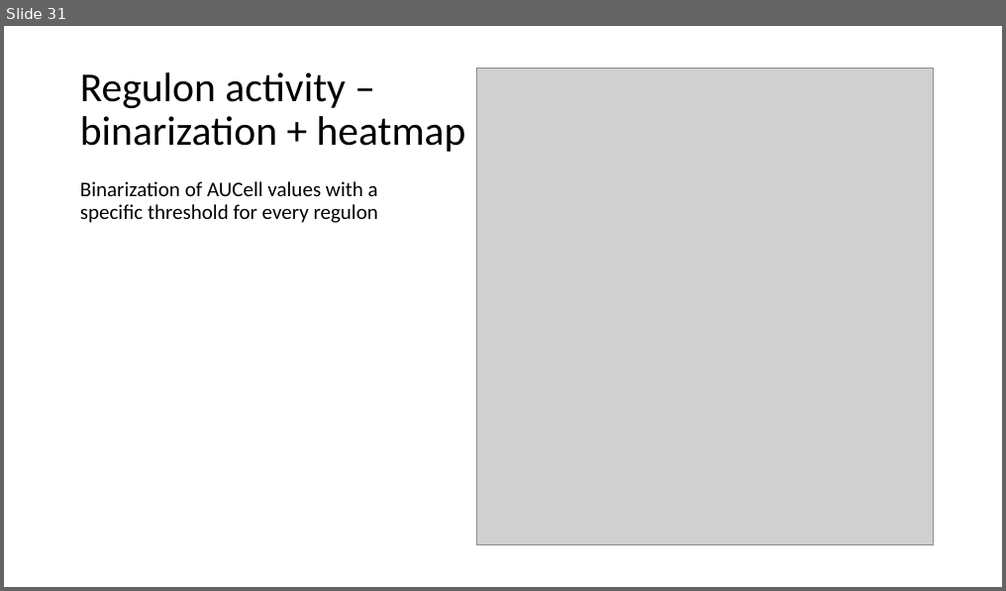
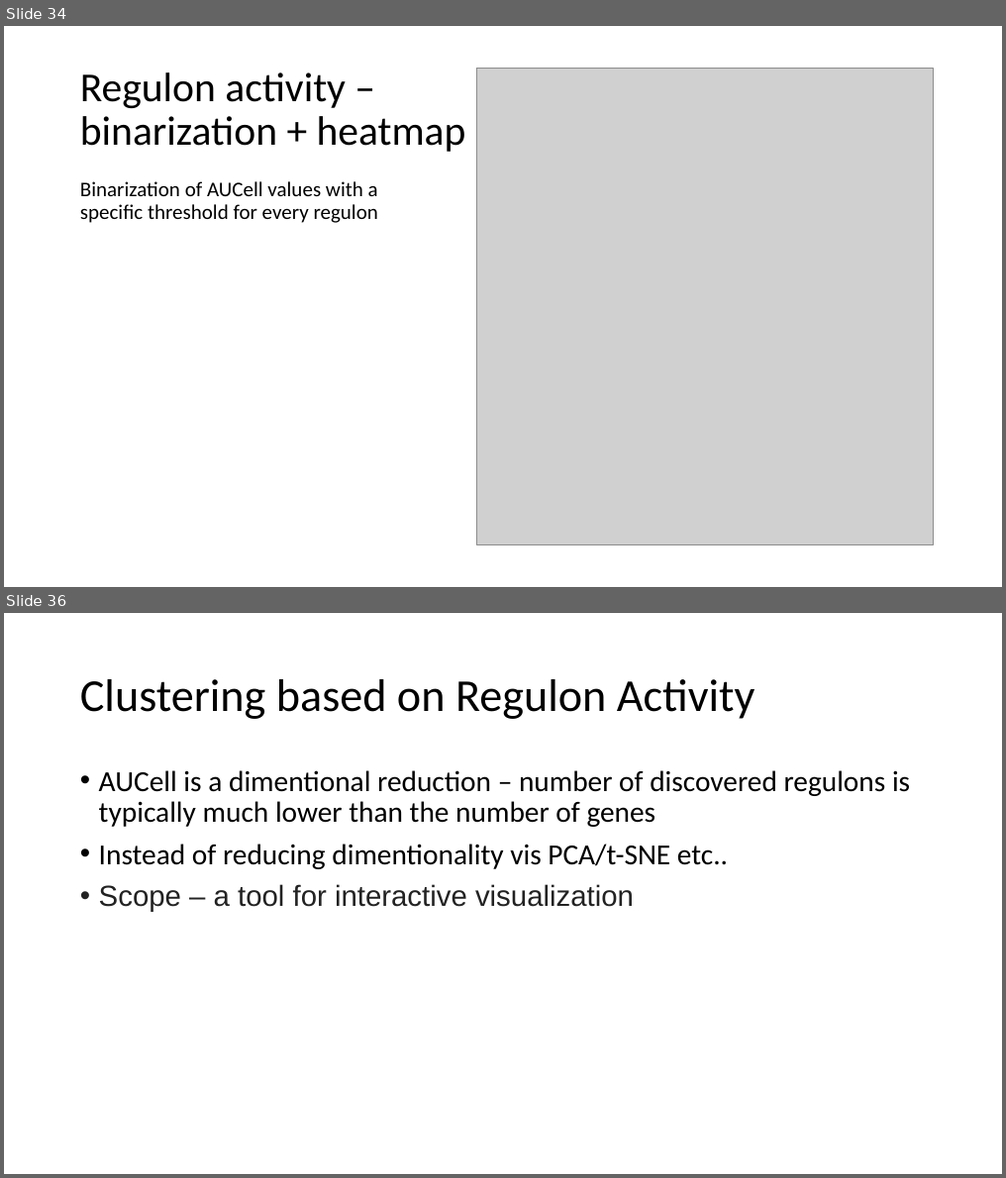
Before and after one commit to ozlembahar/devo-grn, a slide deck: my_notes.pptx. Shown one above the other, each under a label of ours: slide 31 before the commit, slides 34 and 36 after it; the slides between them are not shown. The pictures are 1006x591 and 1006x1178 pixels, drawn with LibreOffice and Linux fonts; fonts in the diff are those of the drawing; grey boxes stand for pictures. Boxes give left, top, right and bottom in pixels: in the first picture for what was removed or moved away, otherwise in the second. Text is boxed around its words. In the diff, an @@ line names an element or a change of style, - is before the commit and + after.

Commit message:
more detailed iRegulon

```diff
--- a/my_notes.pptx
+++ b/my_notes.pptx
@@ slide 36 added at (4,613,1002,1174), background #FFFFFF @@
@@ title added at (80,679,755,719), 44 pt, text #000000 @@
+Clustering based on Regulon Activity
@@ text added at (99,770,910,912), 28 pt, text #000000 @@
+• AUCell is a dimentional reduction – number of discovered regulons is typically much lower than the number of genes
+• Instead of reducing dimentionality vis PCA/t-SNE etc..
+• Scope – a tool for interactive visualization
@@ what was slide 31 is now slide 34 @@
```
Also in this commit, not shown: 5 slides changed, 3 other slides added.
